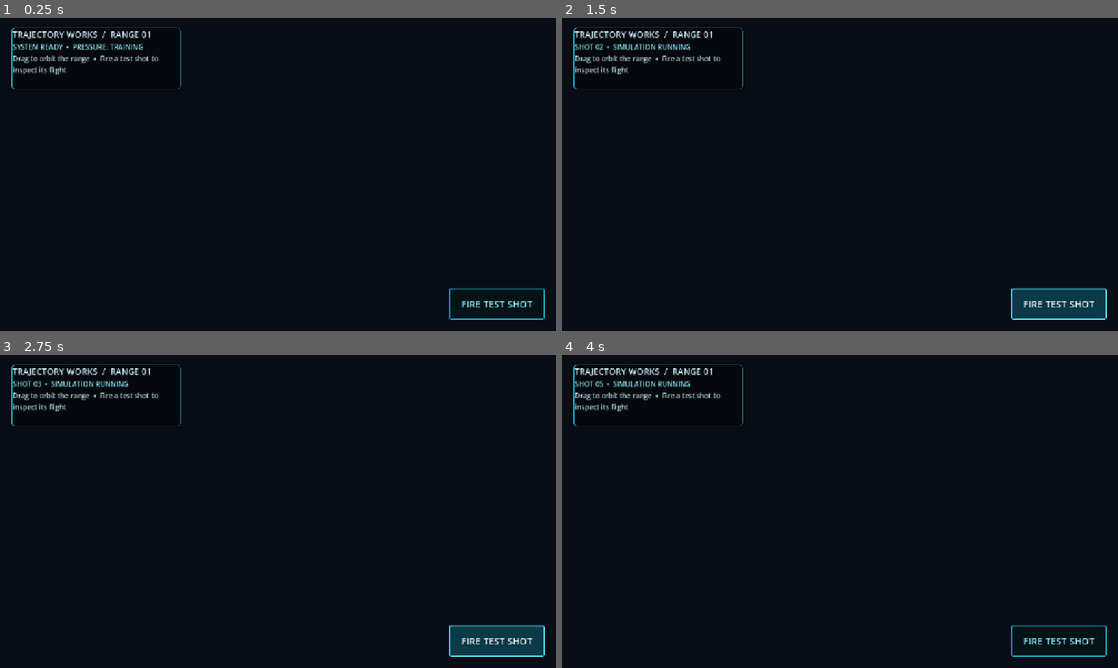
Above: before the commit, frames 1-4 (two rows, left to right).
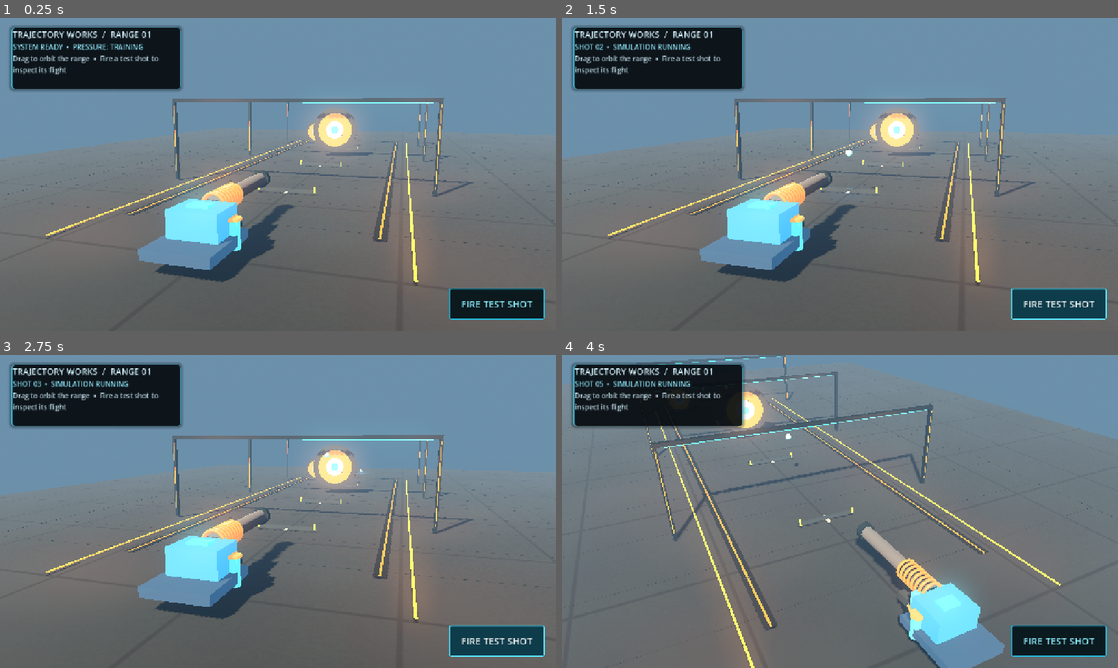
Above: after the commit, the same moments.

Repository: tpylman90-ctrl/Trajectory-Works
Game: Godot game, scene res://scenes/range.tscn
Same seed, same stepped clock (60 frames per second), same inputs: the game is played once before the commit and once after it.
Inputs (mouse positions are in pixels of both pictures, inside the frame that each line leads up to):
- Up to frame 1 (0.25 s): no input
- Up to frame 2 (1.5 s): click "FIRE TEST SHOT" at 0.5 s; click "FIRE TEST SHOT" at 1.25 s
- Up to frame 3 (2.75 s): click "FIRE TEST SHOT" at 2 s
- Up to frame 4 (4 s): tap Enter at 2.75 s; move the mouse to (962, 495) at 2.77 s; click (962, 495) at 2.92 s; tap Space at 3.5 s; drag from (728, 527) to (812, 574) at 3.52 s

The runs differ from the first frame. In frame 1, 92% of the frame differs, in the area x 0-100%, y 0-100%; in frame 2, 92%; in frame 3, 92%; in frame 4, 92%.
Error before the commit: Invalid assignment of property or key 'glow_levels' with value of type 'int' on a base object of type 'Environment'. (res://scripts/range.gd:44)

Commit message:
Configure mobile glow through Environment level setters

Diff:
--- a/scripts/range.gd
+++ b/scripts/range.gd
@@ -41,7 +41,11 @@
 	environment.fog_density = 0.012
 	environment.fog_sun_scatter = 0.12
 	environment.glow_enabled = true
-	environment.glow_levels = 31
+	for level in range(7):
+		environment.set_glow_level(level, 0.0)
+	environment.set_glow_level(0, 0.62)
+	environment.set_glow_level(1, 0.42)
+	environment.set_glow_level(2, 0.18)
 	environment.glow_intensity = 0.8
 	environment.glow_strength = 1.0
 	environment.glow_bloom = 0.08
